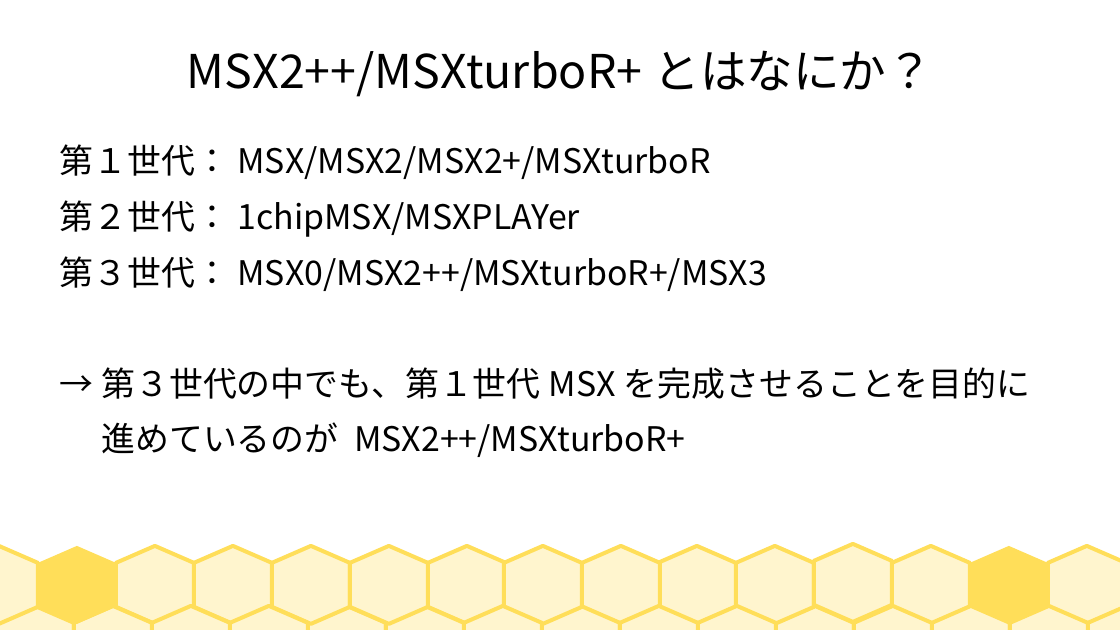
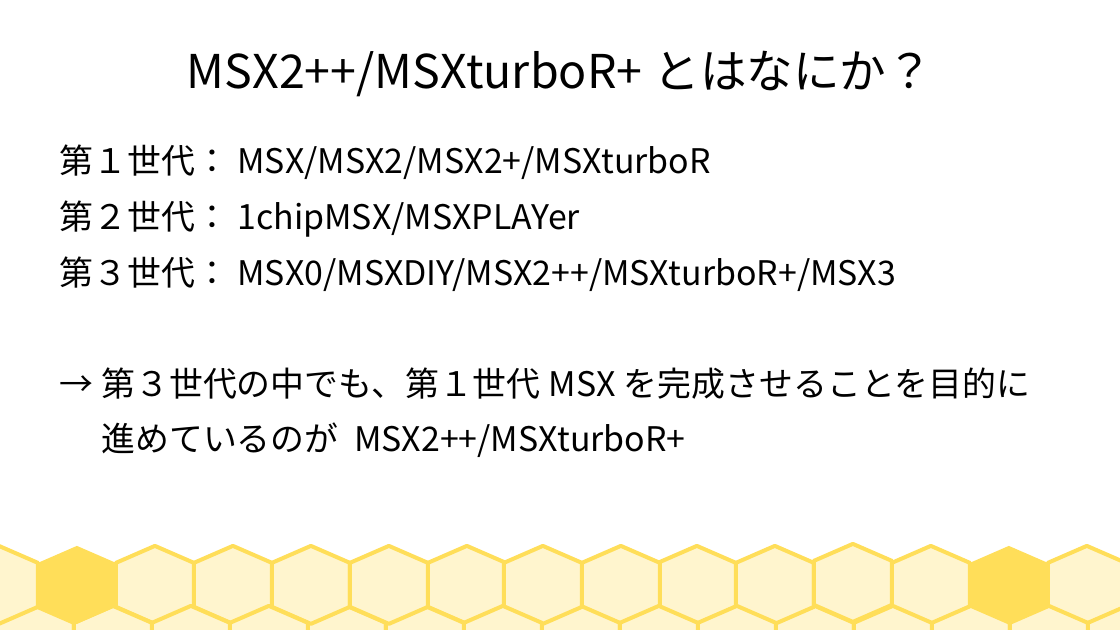
Before and after one commit to hra1129/TangCartMSX, a slide deck: slide 3 of DOC/MSX2pp-MSXturboRpについて.odp. Drawn at 1120x630 pixels with LibreOffice and Linux fonts; fonts in the diff are those of the drawing. Boxes give left, top, right and bottom in pixels: in the first picture for what was removed or moved away, otherwise in the second. Text is boxed around its words. In the diff, an @@ line names an element or a change of style, - is before the commit and + after.

```diff
--- a/DOC/MSX2pp-MSXturboRpについて.odp
+++ b/DOC/MSX2pp-MSXturboRpについて.odp
@@ text at box(60, 256, 896, 291): text changed @@
-第３世代：MSX0/MSX2++/MSXturboR+/MSX3
+第３世代：MSX0/MSXDIY/MSX2++/MSXturboR+/MSX3
```
Also in this commit, not shown: 2 other slides changed, 28 other files.
